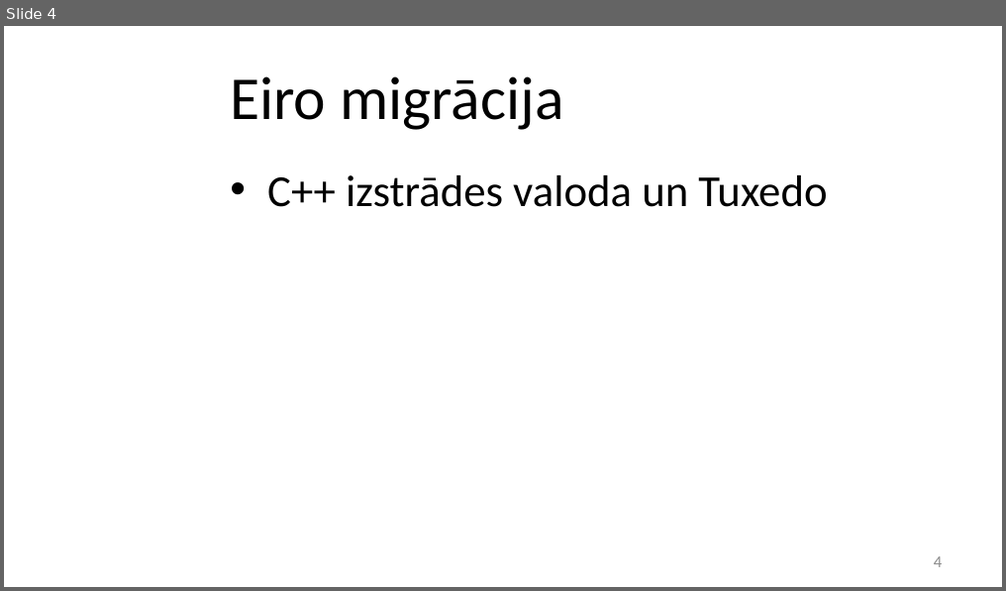
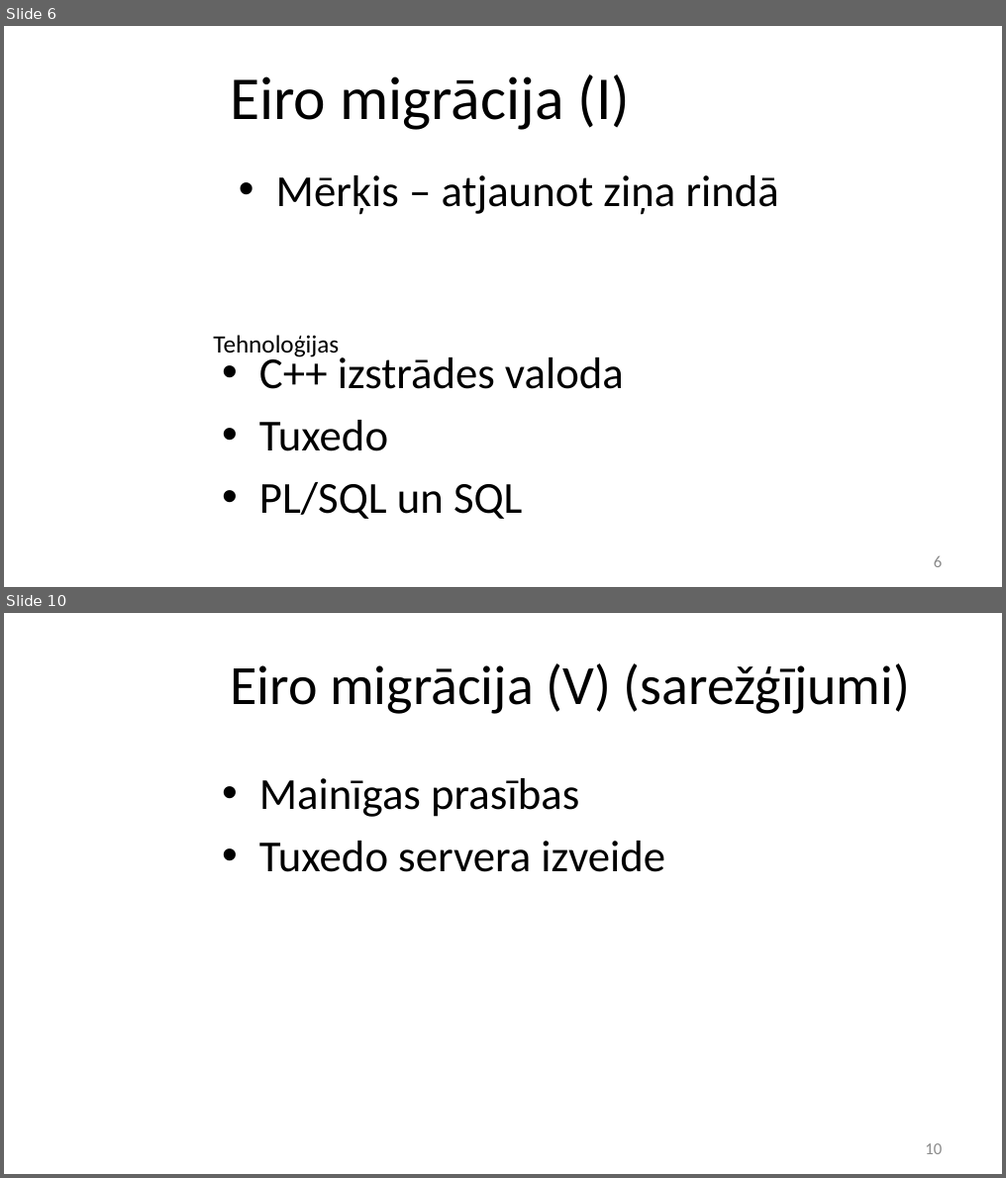
Before and after one commit to stabone/lore-parit, a slide deck: prezentacija.pptx. Shown one above the other, each under a label of ours: slide 4 before the commit, slides 6 and 10 after it; the slides between them are not shown. The pictures are 1006x591 and 1006x1178 pixels, drawn with LibreOffice and Linux fonts; fonts in the diff are those of the drawing; background and template pictures are left out. Boxes give left, top, right and bottom in pixels: in the first picture for what was removed or moved away, otherwise in the second. Text is boxed around its words. In the diff, an @@ line names an element or a change of style, - is before the commit and + after.

```diff
--- a/prezentacija.pptx
+++ b/prezentacija.pptx
@@ slide 10 added at (x1=4, y1=613, x2=1002, y2=1174), background picture (left out) @@
@@ title added at (x1=230, y1=663, x2=911, y2=714), 40 pt, text #000000 @@
+Eiro migrācija (V) (sarežģījumi)
@@ text added at (x1=259, y1=778, x2=665, y2=872), 32 pt, text #000000 @@
+• Mainīgas prasības
+• Tuxedo servera izveide
@@ page number added at (x1=925, y1=1144, x2=942, y2=1155), 12 pt, text #8C8C8C @@
+10
@@ what was slide 4 is now slide 6 @@
@@ slide 6 changed as well @@
@@ title at (x1=230, y1=75, x2=631, y2=130): text changed @@
-Eiro migrācija
+Eiro migrācija (I)
@@ text added at (x1=276, y1=175, x2=779, y2=215), 32 pt, text #000000 @@
+• Mērķis – atjaunot ziņa rindā
@@ text added at (x1=213, y1=335, x2=339, y2=358), 18 pt, text #000000 @@
+Tehnoloģijas
@@ text at (x1=259, y1=352, x2=624, y2=519): text changed @@
-• C++ izstrādes valoda un Tuxedo
+• C++ izstrādes valoda
+• Tuxedo
+• PL/SQL un SQL
@@ page number at (x1=934, y1=557, x2=942, y2=568): text changed @@
-4
+6
```
Also in this commit, not shown: 8 other slides changed, 14 other slides added.
